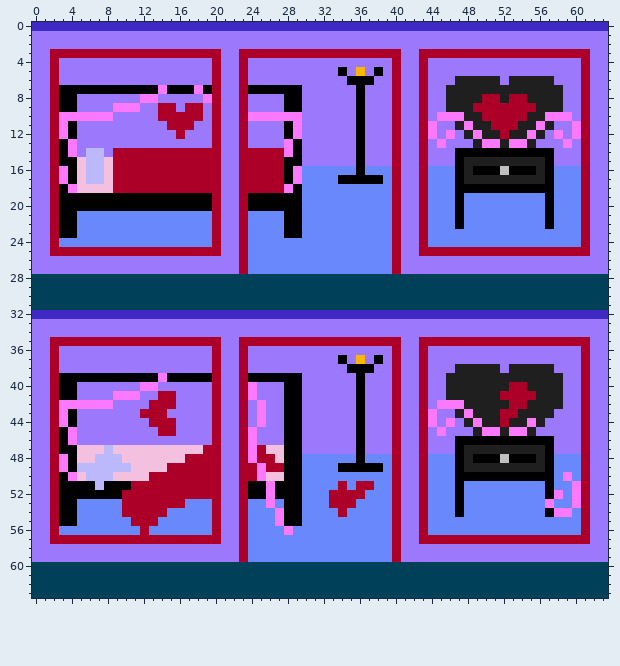
Two versions of one pixel-art sprite, resources/img/rooms/missionary_interior.png. That is the earlier state.
The file is 64x64 pixels.
New version:
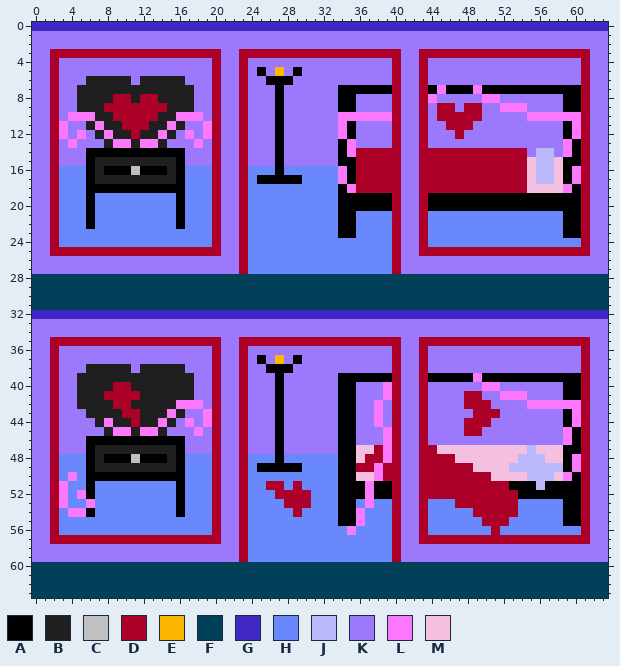
Palette (. is transparent): A #000000  B #1f1f1f  C #c1c0c1  D #ac0028  E #fcb800  F #004058  G #4028c4  H #6888fc  J #bcb8fc  K #9c78fc  L #fc78fc  M #f4c0e0
Diff:
y 5: x 25 K -> A; x 27 K -> E; x 29 K -> A; x 34 A -> K; x 36 E -> K; x 38 A -> K
y 6: x 6..10 KKKKK -> BBBBB; x 12..16 KKKKK -> BBBBB; x 26..28 KKK -> AAA; x 35..37 AAA -> KKK; x 47..51 BBBBB -> KKKKK; x 53..57 BBBBB -> KKKKK
y 7: x 3..19 AAAAAAAAAAALAAALA -> KKBBBBBBBBBBBBBKK; x 24..26 AAA -> KKK; x 28..29 AA -> KK; x 34..35 KK -> AA; x 37..39 KKK -> AAA; x 44..60 KKBBBBBBBBBBBBBKK -> ALAAALAAAAAAAAAAA
y 8: x 3..17 AAKKKKKKKLLKKKK -> KKBBBBDDBDDBBBB; x 19 L -> K; x 27..29 KAA -> AKK; x 34..36 KKA -> AAK; x 44 K -> L; x 46..60 BBBBDDBDDBBBBKK -> KKKKLLKKKKKKKAA
y 9: x 3..13 AAKKKKLLLKK -> KKBBBDDDDDD; x 15..18 DKDD -> BBBK; x 27..29 KAA -> AKK; x 34..36 KKA -> AAK; x 45..48 KBBB -> DDKD; x 50..60 DDDDDDBBBKK -> KKLLLKKKKAA
y 10: x 3 L -> K; x 7..18 LLKKKKKDDDDD -> BBDDDDDBBLLL; x 24..29 LLLLLL -> KKKAKK; x 34..39 KKAKKK -> LLLLLL; x 45..56 LLLBBDDDDDBB -> DDDDDKKKKKLL; x 60 K -> L
y 11: x 4 A -> K; x 6..17 KKKKKKKKKDDD -> BLBBDDDBBLBK; x 19 K -> L; x 27..29 KAL -> AKK; x 34..36 KKA -> LAK; x 44 L -> K; x 46..57 KBLBBDDDBBLB -> DDDKKKKKKKKK; x 59 K -> A
y 12: x 4..5 AK -> KL; x 7..17 KKKKKKKKKDK -> BLBBDBBLBKL; x 19 K -> L; x 27..29 KAL -> AKK; x 34..36 KKA -> LAK; x 44 L -> K; x 46..56 LKBLBBDBBLB -> KDKKKKKKKKK; x 58..59 LK -> KA
y 13: x 3 A -> K; x 8..14 KKKKKKK -> BLLBLLB; x 18 K -> L; x 27..29 KLA -> AKK; x 34..36 KKA -> ALK; x 45 L -> K; x 49..55 BLLBLLB -> KKKKKKK; x 60 K -> A
y 14: x 3..4 AL -> KK; x 6..19 JJKDDDDDDDDDDD -> AAAAAAAAAAAKKK; x 24..29 DDDDLA -> KKKAKK; x 34..39 KKAKKK -> ALDDDD; x 44..57 KKKAAAAAAAAAAA -> DDDDDDDDDDDKJJ; x 59..60 KK -> LA
y 15: x 3..19 AAMJJMDDDDDDDDDDD -> KKKABBBBBBBBBAKKK; x 24..29 DDDDAA -> KKKAKK; x 34..39 KKAKKK -> AADDDD; x 44..60 KKKABBBBBBBBBAKKK -> DDDDDDDDDDDMJJMAA
y 16: x 3..19 LAMJJMDDDDDDDDDDD -> HHHABAAACAAABAHHH; x 24..29 DDDDAL -> HHHAHH; x 34..39 HHAHHH -> LADDDD; x 44..60 HHHABAAACAAABAHHH -> DDDDDDDDDDDMJJMAL
y 17: x 3..19 LAMJJMDDDDDDDDDDD -> HHHABBBBBBBBBAHHH; x 24..27 DDDD -> HAAA; x 29 L -> A; x 34 A -> L; x 36..39 AAAH -> DDDD; x 44..60 HHHABBBBBBBBBAHHH -> DDDDDDDDDDDMJJMAL
y 18: x 3..19 ALMMMMDDDDDDDDDDD -> HHHAAAAAAAAAAAHHH; x 24..29 DDDDLA -> HHHHHH; x 34..39 HHHHHH -> ALDDDD; x 44..60 HHHAAAAAAAAAAAHHH -> DDDDDDDDDDDMMMMLA
y 19..20: x 3..5 AAA -> HHH; x 7..15 AAAAAAAAA -> HHHHHHHHH; x 17..19 AAA -> HHH; x 24..29 AAAAAA -> HHHHHH; x 34..39 HHHHHH -> AAAAAA; x 44..46 HHH -> AAA; x 48..56 HHHHHHHHH -> AAAAAAAAA; x 58..60 HHH -> AAA
y 21..22: x 3..4 AA -> HH; x 6 H -> A; x 16 H -> A; x 28..29 AA -> HH; x 34..35 HH -> AA; x 47 A -> H; x 57 A -> H; x 59..60 HH -> AA
y 23: x 3..4 AA -> HH; x 28..29 AA -> HH; x 34..35 HH -> AA; x 59..60 HH -> AA
y 37: x 25 K -> A; x 27 K -> E; x 29 K -> A; x 34 A -> K; x 36 E -> K; x 38 A -> K
y 38: x 6..10 KKKKK -> BBBBB; x 12..16 KKKKK -> BBBBB; x 26..28 KKK -> AAA; x 35..37 AAA -> KKK; x 47..51 BBBBB -> KKKKK; x 53..57 BBBBB -> KKKKK
y 39: x 3..19 AAAAAAAAAAALAAAAA -> KKBBBBBBBBBBBBBKK; x 24..26 AAA -> KKK; x 28..29 AA -> KK; x 34..35 KK -> AA; x 37..39 KKK -> AAA; x 44..60 KKBBBBBBBBBBBBBKK -> AAAAALAAAAAAAAAAA
y 40: x 3..17 AAKKKKKKKLLKKKK -> KKBBBBDDBBBBBBB; x 24 L -> K; x 27..29 KAA -> AKK; x 34..36 KKA -> AAK; x 39 K -> L; x 46..60 BBBBBBBDDBBBBKK -> KKKKLLKKKKKKKAA
y 41: x 3..17 AAKKKKLLLKKDDKK -> KKBBBDDDDBBBBBB; x 24 L -> K; x 27..29 KAA -> AKK; x 34..36 KKA -> AAK; x 39 K -> L; x 46..60 BBBBBBDDDDBBBKK -> KKDDKKLLLKKKKAA
y 42: x 3..18 LLLLLLKKKKDDDKKK -> KKBBBBDDBBBBBLLL; x 25 L -> K; x 27..29 KAA -> AKK; x 34..36 KKA -> AAK; x 38 K -> L; x 45..60 LLLBBBBBDDBBBBKK -> KKKDDDKKKKLLLLLL
y 43: x 3..4 LA -> KK; x 6..16 KKKKKKDDDKK -> BBBBDDBBBLB; x 19 K -> L; x 25 L -> K; x 27..29 KAA -> AKK; x 34..36 KKA -> AAK; x 38 K -> L; x 44 L -> K; x 47..57 BLBBBDDBBBB -> KKDDDKKKKKK; x 59..60 KK -> AL
y 44: x 3..4 LA -> KK; x 7..15 KKKKKKDDD -> BLBBDBBLB; x 17 K -> L; x 19 K -> L; x 25 L -> K; x 27..29 KAA -> AKK; x 34..36 KKA -> AAK; x 38 K -> L; x 44 L -> K; x 46 L -> K; x 48..56 BLBBDBBLB -> DDDKKKKKK; x 59..60 KK -> AL
y 45: x 3..4 AL -> KK; x 8..15 KKKKKKDD -> BLLBLLBK; x 18 K -> L; x 24 L -> K; x 27..29 KAA -> AKK; x 34..36 KKA -> AAK; x 39 K -> L; x 45 L -> K; x 48..55 KBLLBLLB -> DDKKKKKK; x 59..60 KK -> LA
y 46: x 3..4 AL -> KK; x 6..16 KKKKKKKKKKK -> AAAAAAAAAAA; x 24 L -> K; x 27..29 KAA -> AKK; x 34..36 KKA -> AAK; x 39 K -> L; x 47..57 AAAAAAAAAAA -> KKKKKKKKKKK; x 59..60 KK -> LA
y 47: x 3..19 AAMMMJMMMMMMMMMMD -> KKKABBBBBBBBBAKKK; x 24..29 LDMMAA -> KKKAKK; x 34..39 KKAKKK -> AAMMDL; x 44..60 KKKABBBBBBBBBAKKK -> DMMMMMMMMMMJMMMAA
y 48: x 3..19 LAMMJJJMMMMMMMDDD -> HHHABAAACAAABAHHH; x 24..29 LDDMAA -> HHHAHH; x 34..39 HHAHHH -> AAMDDL; x 44..60 HHHABAAACAAABAHHH -> DDDMMMMMMMJJJMMAL
y 49: x 3..19 LAJJJJJJMMMMDDDDD -> HHHABBBBBBBBBAHHH; x 24..27 DLDD -> HAAA; x 36..39 AAAH -> DDLD; x 44..60 HHHABBBBBBBBBAHHH -> DDDDDMMMMJJJJJJAL
y 50: x 3 A -> H; x 5..19 MJJJMMMMDDDDDDD -> HAAAAAAAAAAAHHH; x 24..29 DLMMAA -> HHHHHH; x 34..39 HHHHHH -> AAMMLD; x 44..58 HHHAAAAAAAAAAAH -> DDDDDDDMMMMJJJM; x 60 H -> A
y 51: x 3..5 AAA -> LHH; x 7..19 JAAADDDDDDDDD -> HHHHHHHHHAHHH; x 24..29 AALAAA -> HHDDHD; x 34..39 DHDDHH -> AAALAA; x 44..56 HHHAHHHHHHHHH -> DDDDDDDDDAAAJ; x 58..60 HHL -> AAA
y 52: x 3..5 AAA -> LHL; x 7..19 AAADDDDDDDDDD -> HHHHHHHHHAHHH; x 24..30 AALAAAH -> HHHDDDD; x 33..39 DDDDHHH -> HAAALAA; x 44..56 HHHAHHHHHHHHH -> DDDDDDDDDDAAA; x 58..60 LHL -> AAA
y 53: x 3..4 AA -> LH; x 6 H -> L; x 10..16 DDDDDDD -> HHHHHHA; x 26 L -> H; x 28..30 AAH -> DDD; x 33..35 DDD -> HAA; x 37 H -> L; x 47..53 AHHHHHH -> DDDDDDD; x 57 L -> H; x 59..60 HL -> AA
y 54: x 3..6 AAHH -> HLLA; x 10..14 DDDDD -> HHHHH; x 16 H -> A; x 27..29 LAA -> HHD; x 34..36 DHH -> AAL; x 47 A -> H; x 49..53 HHHHH -> DDDDD; x 57..60 ALLH -> HHAA
y 55: x 3..4 AA -> HH; x 11..13 DDD -> HHH; x 27..29 LAA -> HHH; x 34..36 HHH -> AAL; x 50..52 HHH -> DDD; x 59..60 HH -> AA
y 56: x 12 D -> H; x 28 L -> H; x 35 H -> L; x 51 H -> D
Changed places in both pictures, as pixel boxes (x1, y1, x2, y2):
changed: (248, 67, 302, 238)
changed: (338, 67, 581, 238)
changed: (59, 76, 212, 238)
changed: (248, 355, 581, 535)
changed: (59, 364, 212, 535)
